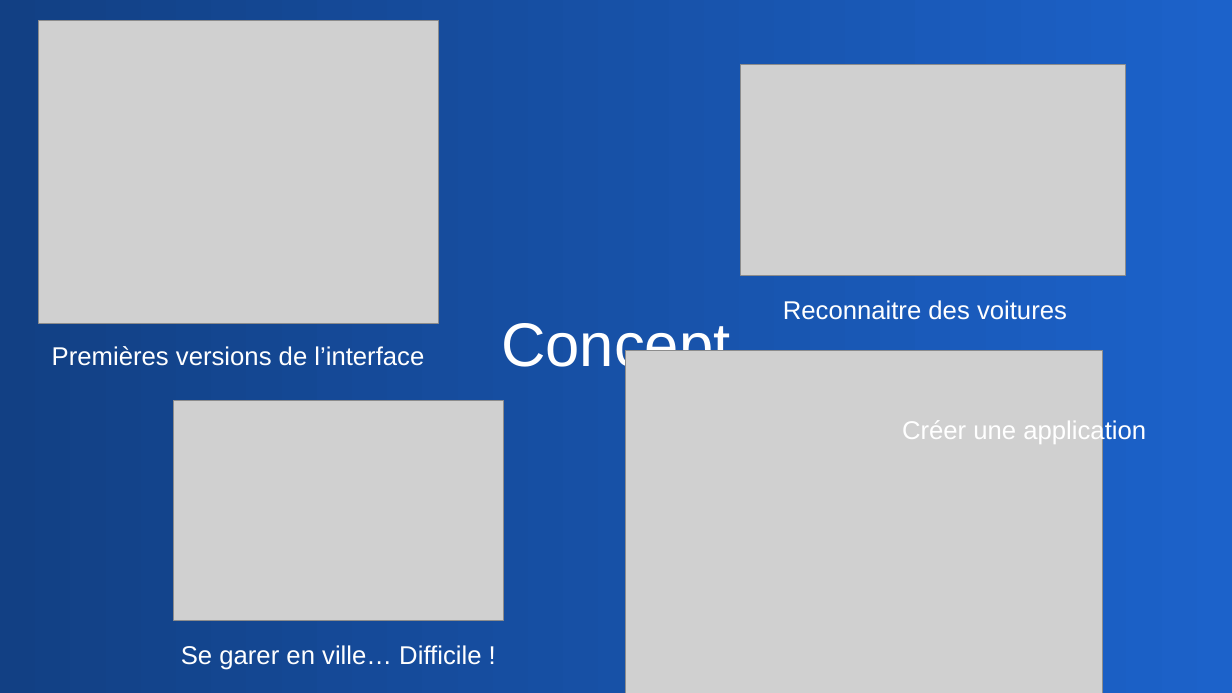
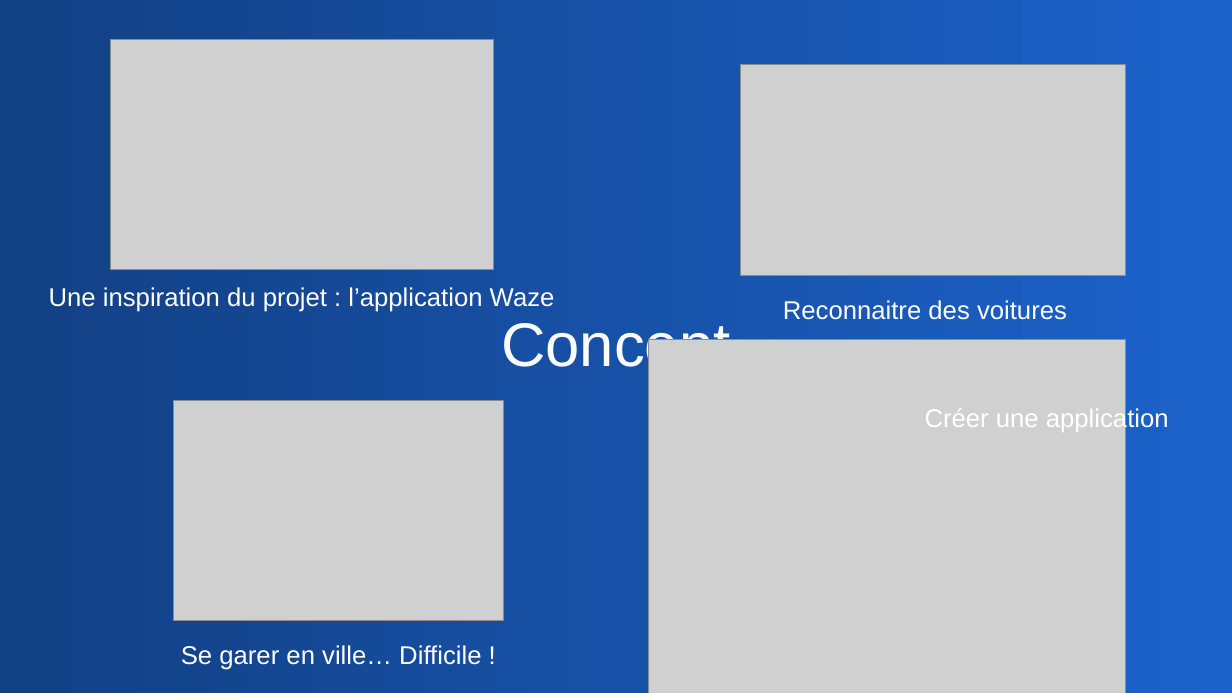
Before and after one commit to SkillUflow/RePlaced, a slide deck: slide 3 of .documents/Présentation - mercredi 22 mai/Soutenance du projet.pptx. Drawn at 1232x693 pixels with LibreOffice and Linux fonts; fonts in the diff are those of the drawing; grey boxes stand for pictures. Boxes give left, top, right and bottom in pixels: in the first picture for what was removed or moved away, otherwise in the second. Text is boxed around its words. In the diff, an @@ line names an element or a change of style, - is before the commit and + after.

```diff
--- a/.documents/Présentation - mercredi 22 mai/Soutenance du projet.pptx
+++ b/.documents/Présentation - mercredi 22 mai/Soutenance du projet.pptx
@@ picture: place and size @@
-picture at bbox=[38, 20, 438, 323]
+picture at bbox=[110, 39, 494, 269]
@@ text added at bbox=[49, 287, 555, 312], 20 pt, text #FFFFFF @@
+Une inspiration du projet : l’application Waze
@@ text removed at bbox=[52, 346, 424, 366] @@
-Premières versions de l’interface
@@ picture: place and size @@
-picture at bbox=[626, 350, 1104, 693]
+picture at bbox=[649, 339, 1127, 693]
@@ text "Créer une application": place and size @@
-text "Créer une application" at bbox=[902, 418, 1146, 445]
+text "Créer une application" at bbox=[925, 407, 1169, 434]
```
Also in this commit, not shown: 1 other slide changed, 1 slide added, 2 slides removed, 1 other file.
